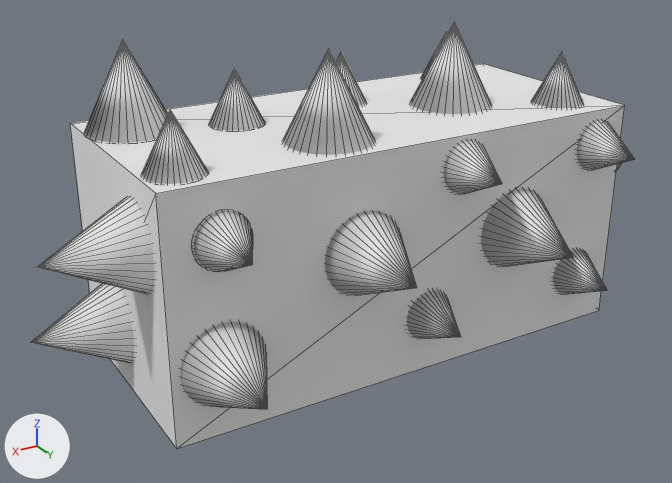
Before and after pictures for a commit that changed the OBJ model project/resource/DangerGround.obj.
Both versions are drawn from a 50 mm lens placed at (5.21, 8.26, 3.97), pointed at (0.46, 0.34, 0.01). Every picture has the same lights, and +X, +Y and +Z are marked at lower left. Mesh edges are drawn as thin lines. Where no turn or scale is listed for an object, it has been applied to the vertices.

Objects in the first picture: '立方体.003'.
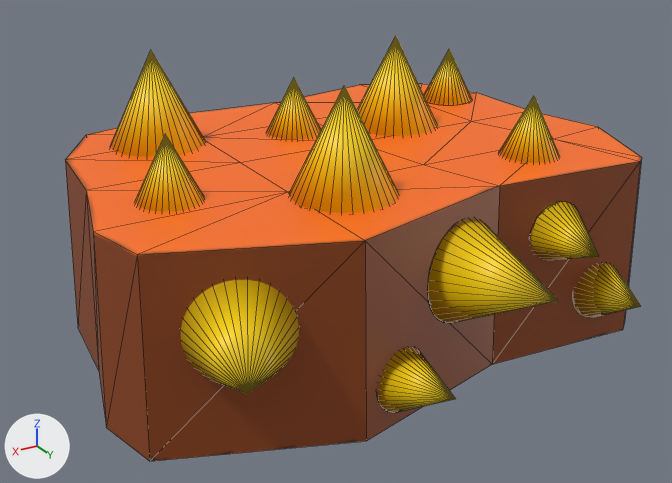
The change, as a list of edits to the scene's bpy script:
```text
Change me_立方体_003:
    remove me_立方体_003.from_pydata(...)  # 668 vertices, 1252 faces; spans x -3.65..3.65, y -1.23..2.13, z -1.28..2.19
    remove me_立方体_003.materials.append(mat_マテリアル_006)  # white #e7e7e7
    add me_立方体_003.from_pydata(...)  # 446 vertices, 840 faces; spans x -2.77..3.32, y -2.24..3.03, z -0.96..1.98
    me_立方体_003 part 1: the loose piece of 33 vertices spanning x 0.21..1.14, y 1.19..2.12, z -0.21..0.72 is multiplied about its middle by the matrix ((1.074, -0.312, 0.05), (0.314, 1.075, -0.027), (-0.04, 0.04, 1.119)), then moved by (-0.72, 0.88, 0.02), in mat_マテリアル_008 (picture img_dangerground_color_png)
    me_立方体_003 part 2: a new loose piece, a 32-sided cone pointing to +z spanning x 1.34..2.38, y -1.6..-0.56, z 0.94..1.98, in mat_マテリアル_008 (picture img_dangerground_color_png)
    me_立方体_003 part 3: a new loose piece, a 32-sided cone pointing to +z spanning x -1.28..-0.24, y -0.91..0.12, z 0.94..1.98, in mat_マテリアル_008 (picture img_dangerground_color_png)
    me_立方体_003 part 4: a new loose piece, a 32-sided cone pointing to +z spanning x 0.43..1.47, y 0.79..1.82, z 0.95..1.98, in mat_マテリアル_008 (picture img_dangerground_color_png)
    me_立方体_003 part 5: a new loose piece, a 32-sided cone pointing to +z spanning x 2.08..2.72, y 0.31..0.95, z 0.94..1.59, in mat_マテリアル_008 (picture img_dangerground_color_png)
    me_立方体_003 part 6: a new loose piece, a 32-sided cone pointing to +z spanning x 0.06..0.7, y -1.03..-0.39, z 0.94..1.58, in mat_マテリアル_008 (picture img_dangerground_color_png)
    me_立方体_003 part 7: a new loose piece, a 32-sided cone pointing to +z spanning x -1.66..-1.02, y 0.96..1.6, z 0.95..1.59, in mat_マテリアル_008 (picture img_dangerground_color_png)
    me_立方体_003 part 8: a new loose piece, a 32-sided cone pointing to +z spanning x -2.32..-1.67, y -1.32..-0.68, z 0.95..1.59, in mat_マテリアル_008 (picture img_dangerground_color_png)
    me_立方体_003 part 9: the loose piece of 33 vertices spanning x 1.86..2.45, y 1.21..1.8, z 0.42..1.01 is multiplied about its middle by the matrix ((1.628, 0.668, 0.035), (-0.666, 1.627, -0.082), (-0.064, 0.063, 1.758)), then moved by (0.4, 0.91, -0.49), in mat_マテリアル_008 (picture img_dangerground_color_png)
    me_立方体_003 part 10: the loose piece of 33 vertices spanning x 1.75..2.67, y 1.18..2.11, z -0.99..-0.06 is multiplied about its middle by the matrix ((0.677, -0.15, -0.036), (0.144, 0.672, -0.097), (0.055, 0.087, 0.686)), then moved by (-1.35, 0.95, 0.04), in mat_マテリアル_008 (picture img_dangerground_color_png)
    me_立方体_003 part 11: the loose piece of 33 vertices spanning x -2.5..-1.9, y 1.21..1.8, z -0.93..-0.34 is multiplied about its middle by the matrix ((1.084, 0.069, -0.096), (-0.081, 1.079, -0.131), (0.087, 0.137, 1.078)), then moved by (0.48, 0.86, 0.28), in mat_マテリアル_008 (picture img_dangerground_color_png)
    me_立方体_003 part 12: the loose piece of 33 vertices spanning x -1.71..-0.79, y 1.21..2.13, z -0.34..0.58 is multiplied about its middle by the matrix ((0.69, 0.044, -0.061), (-0.042, 0.692, 0.029), (0.063, -0.025, 0.691)), then moved by (0.13, 0.61, 0.24), in mat_マテリアル_008 (picture img_dangerground_color_png)
    me_立方体_003 part 13: the loose piece of 8 vertices spanning x -2.74..2.74, y -1.23..1.23, z -1.28..1.28 is rebuilt with 50 vertices and now spans x -2.77..3.32, y -2.24..2.42, z -0.96..0.96, in mat_マテリアル_007 (picture img_dangerground_color_png)
    me_立方体_003 part 14: 15 loose pieces with 495 vertices, spanning x -3.65..3.65, y -1.15..1.8, z -1.21..2.19, are deleted
    add me_立方体_003.materials.append(mat_マテリアル_007)  # picture img_dangerground_color_png
    add me_立方体_003.materials.append(mat_マテリアル_008)  # picture img_dangerground_color_png
```

Pixel boxes [x1, y1, x2, y2] of what changed, in the pictures (672 x 483 px; the box of a moved part takes in the faces that stretch with it):
'立方体.003', reshaped: before [31, 22, 634, 449]; after [65, 36, 641, 461]
part 1 of me_立方体_003, moved or reshaped: before [325, 211, 416, 295]; after [428, 219, 558, 323]
part 2 of me_立方体_003, added (orange): after [111, 50, 205, 157]
part 3 of me_立方体_003, added (orange): after [357, 36, 437, 136]
part 4 of me_立方体_003, added (orange): after [289, 85, 399, 213]
part 5 of me_立方体_003, added (orange): after [135, 134, 204, 212]
part 6 of me_立方体_003, added (orange): after [267, 77, 321, 139]
part 7 of me_立方体_003, added (orange): after [499, 96, 560, 163]
part 8 of me_立方体_003, added (orange): after [424, 49, 472, 104]
part 9 of me_立方体_003, moved or reshaped: before [194, 211, 253, 272]; after [181, 280, 299, 393]
part 10 of me_立方体_003, moved or reshaped: before [181, 322, 267, 409]; after [378, 347, 455, 413]
part 11 of me_立方体_003, moved or reshaped: before [553, 249, 607, 294]; after [574, 263, 640, 317]
part 12 of me_立方体_003, moved or reshaped: before [481, 188, 573, 267]; after [531, 202, 598, 260]
part 13 of me_立方体_003, rebuilt: before [70, 64, 625, 449]; after [65, 84, 641, 461]
part 14 of me_立方体_003, deleted: before [31, 22, 634, 363]
